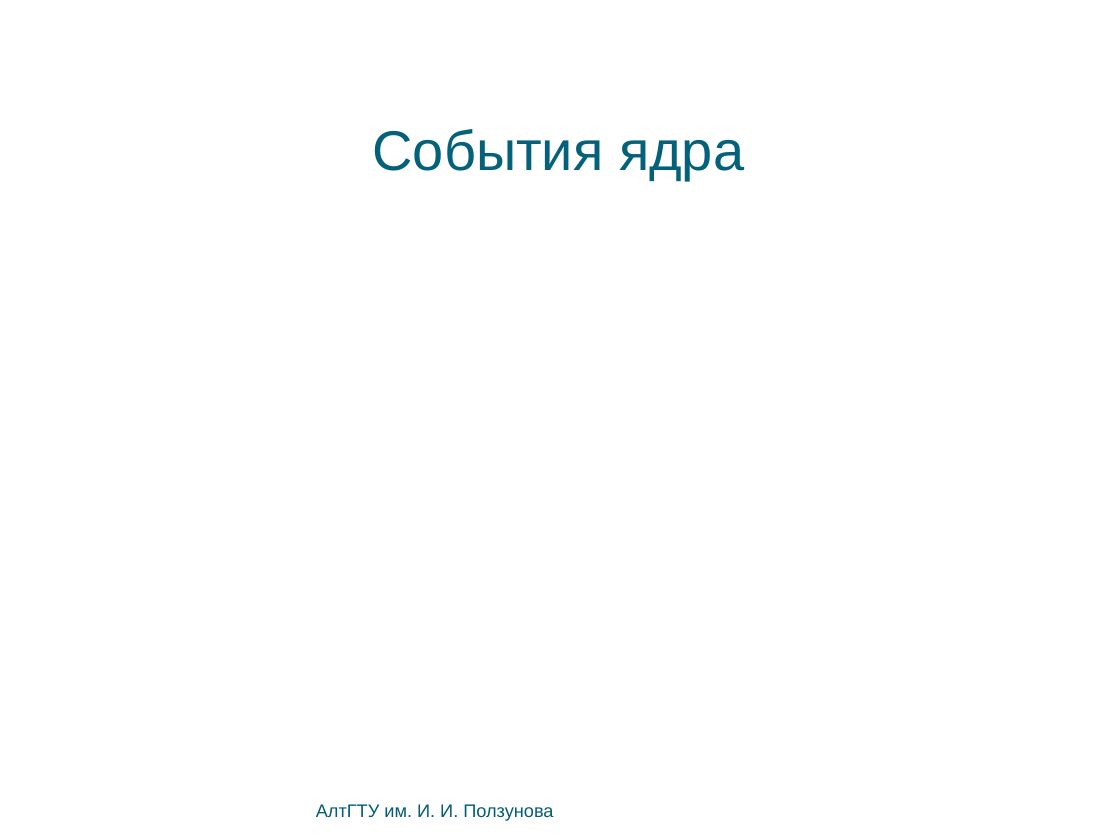
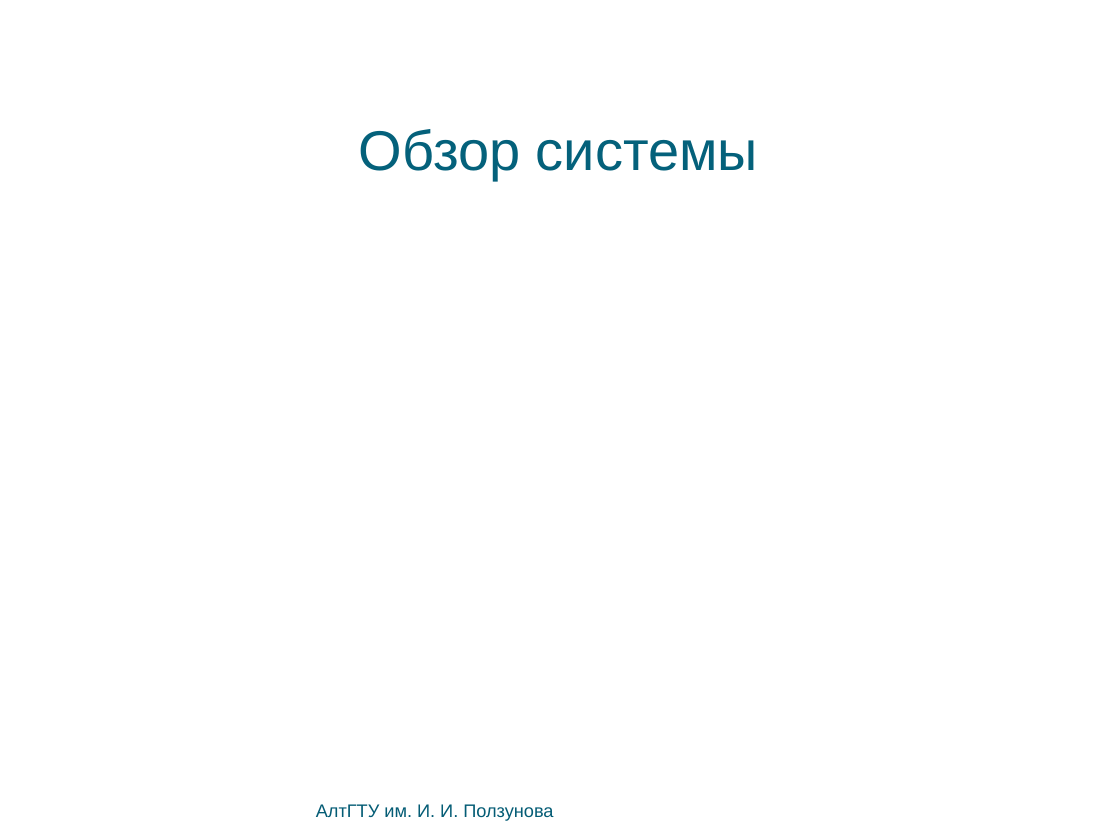
Before and after one commit to bluerain/snoopy, a slide deck: slide 9 of diploma/trunk/ppt/kostyukov.pptx (slide 16 before the commit). Drawn at 1120x840 pixels with LibreOffice and Linux fonts; fonts in the diff are those of the drawing; background and template pictures are left out. Boxes give left, top, right and bottom in pixels: in the first picture for what was removed or moved away, otherwise in the second. Text is boxed around its words. In the diff, an @@ line names an element or a change of style, - is before the commit and + after.

```diff
--- a/diploma/trunk/ppt/kostyukov.pptx
+++ b/diploma/trunk/ppt/kostyukov.pptx
@@ text at (359,129,758,180): text changed @@
-События ядра
+Обзор системы
```
Also in this commit, not shown: 8 other slides changed, 7 slides removed, 10 other files.
